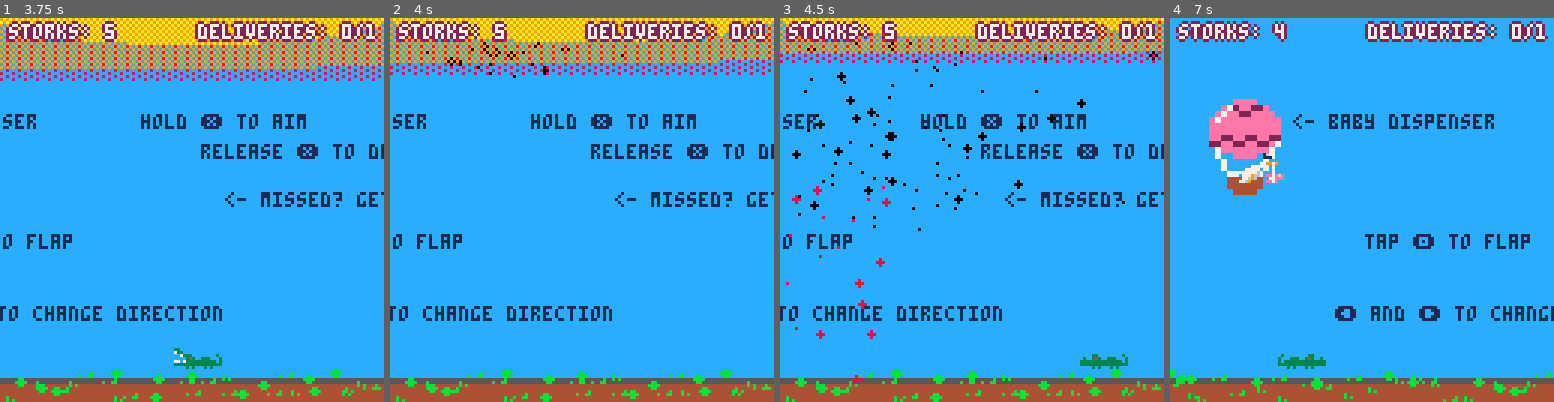
Above: before the commit, frames 1-4 (left to right).
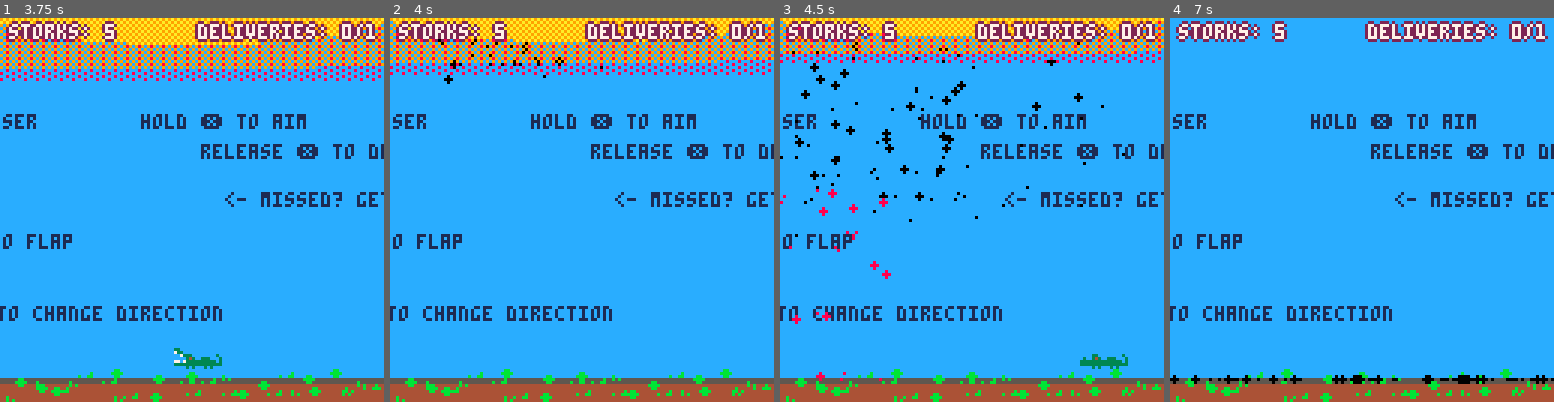
Above: after the commit, the same moments.

Repository: cheesepencil/ld53
Game: PICO-8 cartridge ld53.p8
The game is run twice, just before and just after one commit, with the same random seed, the same clock (stepped at 60 frames per second) and the same inputs.
Inputs:
- Up to frame 1 (3.75 s): tap X (X key) at 0.33, 1.07, 1.85, 2.97 s; tap O (Z key) at 0.7, 1.7, 2.1, 2.5, 2.9, 3.3, 3.7 s; hold Right 1.6-2.1 s; hold Up 2.15-2.42 s; hold Right 2.47-3.03 s; hold Left 3.08-3.58 s; hold Down from 3.63 s (still down)
- Up to frame 2 (4 s): release Down at 3.97 s
- Up to frame 3 (4.5 s): hold Right from 4.02 s (still down); tap X (X key) at 4.08 s; tap O (Z key) at 4.1 s
- Up to frame 4 (7 s): tap O (Z key) every 0.4 s from 4.5 to 6.9 s; release Right at 4.68 s; hold Up 4.73-5.03 s; hold Left 5.08-5.68 s; tap X (X key) at 5.2, 6.32 s; hold Down 5.73-6.03 s; hold Right 6.08-6.58 s; hold Right from 6.63 s (still down)

Frame 1 is identical in both runs. In frame 2, 0.4% of the frame differs, in the area x 9-61%, y 5-18%; in frame 3, 2.7%; in frame 4, 11%, in the area x 0-100%, y 0-100%.

Commit message:
drone puffs

Diff:
--- a/constants.lua
+++ b/constants.lua
@@ -14,3 +14,9 @@
 SCENE_ADVANCE_COOLDOWN_DURATION = 0.5
 BABY_TOSS_VELOCITY_MODIFIER = 0.33
 DEBUG = false
+
+function do_nothing()
+    printh()
+end
+
+EMPTY_FUNCTION = do_nothing
--- a/drone.lua
+++ b/drone.lua
@@ -18,9 +18,31 @@
         drone.anim_timer_start = t()
         drone.anim_frame = drone.anim_frame == 12 and 13 or 12
     end
+
+    if t() > drone.create_puff_after then
+        function del_puff(puff_to_del)
+            del(drone.puffs, puff_to_del)
+        end
+
+        local puff = make_puff({
+            x = drone.x + 2 + rnd({0,1}),
+            y = drone.y + 2 + rnd({0,1}),
+            radius = 2.5,
+            callback = del_puff
+        })
+        add(drone.puffs, puff)
+    end
+
+    for puff in all(drone.puffs) do
+        puff:update()
+    end
 end
 
 function _drone_draw(drone)
+    for puff in all(drone.puffs) do
+        puff:draw()
+    end
+
     spr(drone.anim_frame, drone.x, drone.y)
 end
 
@@ -54,6 +76,8 @@
     drone.update = _drone_update
     drone.draw = _drone_draw
     drone.get_hitbox = _drone_get_hitbox
+    drone.create_puff_after = t()
+    drone.puffs = {}
 
     return drone
 end
--- a/ld53.p8
+++ b/ld53.p8
@@ -1,6 +1,7 @@
 pico-8 cartridge // http://www.pico-8.com
 version 41
 __lua__
+#include puff.lua
 #include redhat.lua
 #include sun.lua
 #include fancy_text.lua
--- /dev/null
+++ b/puff.lua
@@ -0,0 +1,28 @@
+PUFF_SHRINK_SPEED = 0.5
+
+function _puff_update(puff)
+    puff.radius -= PUFF_SHRINK_SPEED
+
+    if puff.radius <= 0 then puff:callback() end
+end
+
+function _puff_draw(puff)
+    fillp(▒)
+    circfill(puff.x, puff.y, puff.radius, puff.color)
+    fillp()
+end
+
+function make_puff(config)
+    local puff = {
+        x = config.x or 64,
+        y = config.y or 64,
+        radius = config.radius or 16,
+        color = config.color or 7,
+        callback = config.callback or EMPTY_FUNCTION
+    }
+
+    puff.update = _puff_update
+    puff.draw = _puff_draw
+
+    return puff
+end
